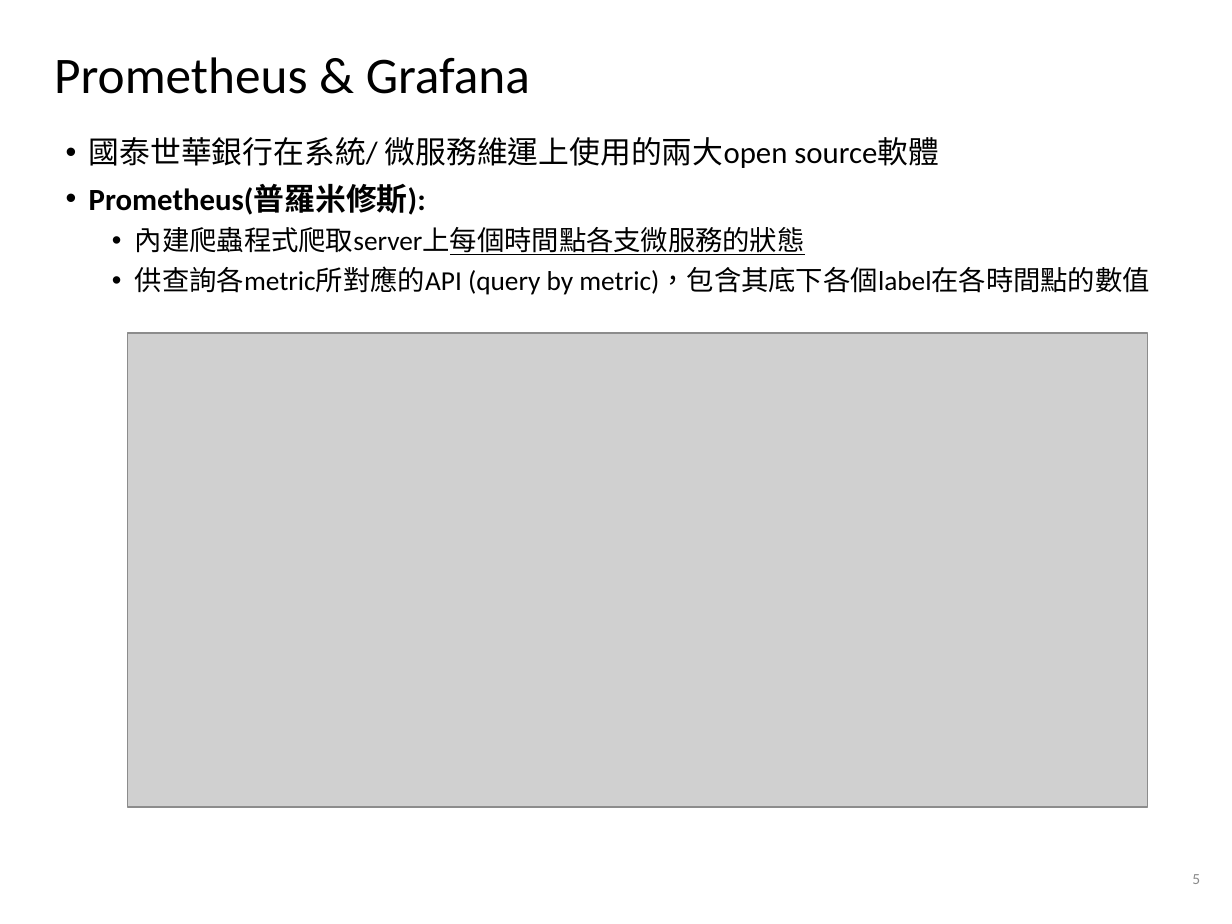
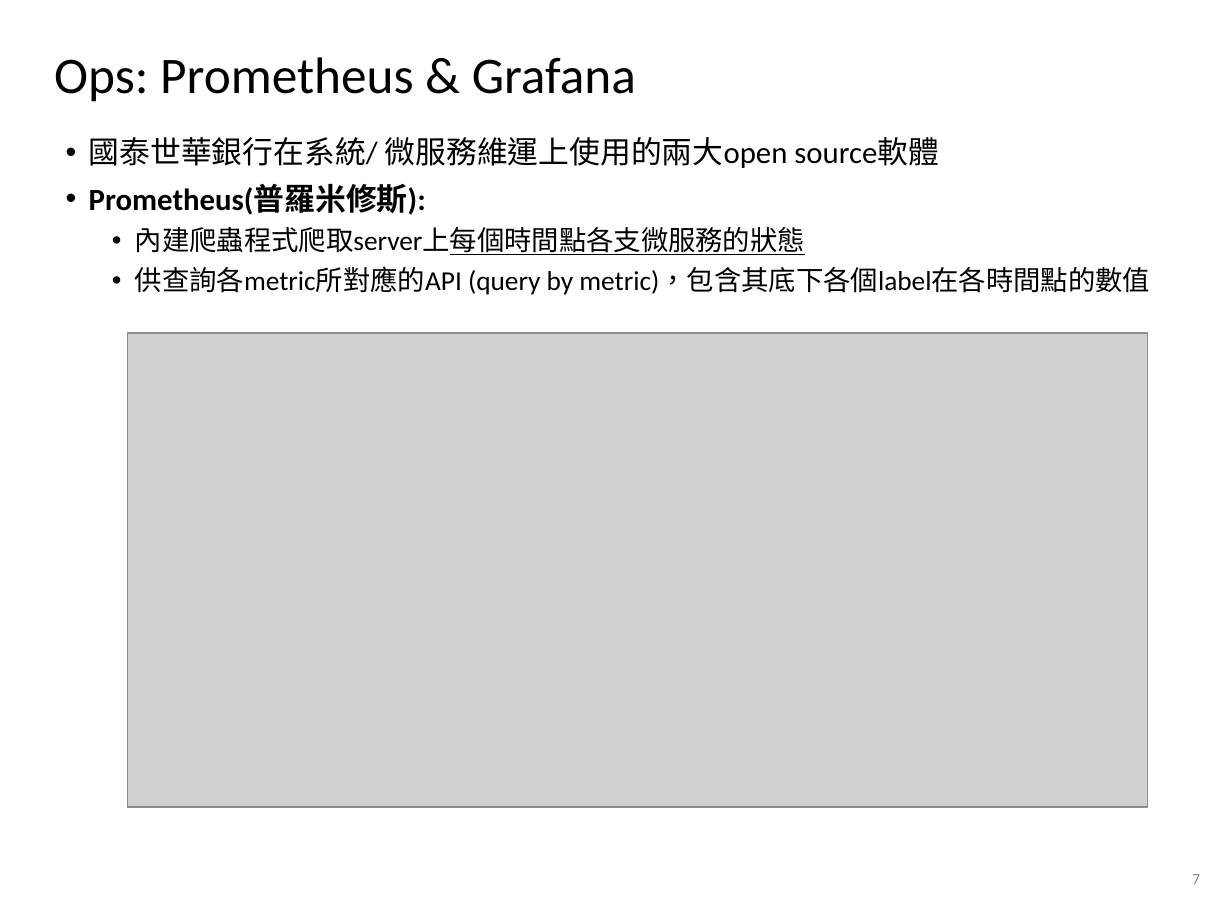
Before and after one commit to alvinyee860120/AIOps-anomaly-detection, a slide deck: slide 7 of AIOps結案報告.pptx (slide 5 before the commit). Drawn at 1232x924 pixels with LibreOffice and Linux fonts; fonts in the diff are those of the drawing; grey boxes stand for pictures; background and template pictures are left out. Boxes give left, top, right and bottom in pixels: in the first picture for what was removed or moved away, otherwise in the second. Text is boxed around its words. In the diff, an @@ line names an element or a change of style, - is before the commit and + after.

```diff
--- a/AIOps結案報告.pptx
+++ b/AIOps結案報告.pptx
@@ title at [54,57,636,102]: text changed @@
-Prometheus & Grafana
+Ops: Prometheus & Grafana
@@ page number at [1192,874,1200,884]: text changed @@
-5
+7
```
Also in this commit, not shown: 25 other slides changed, 14 slides added, 12 slides removed.
